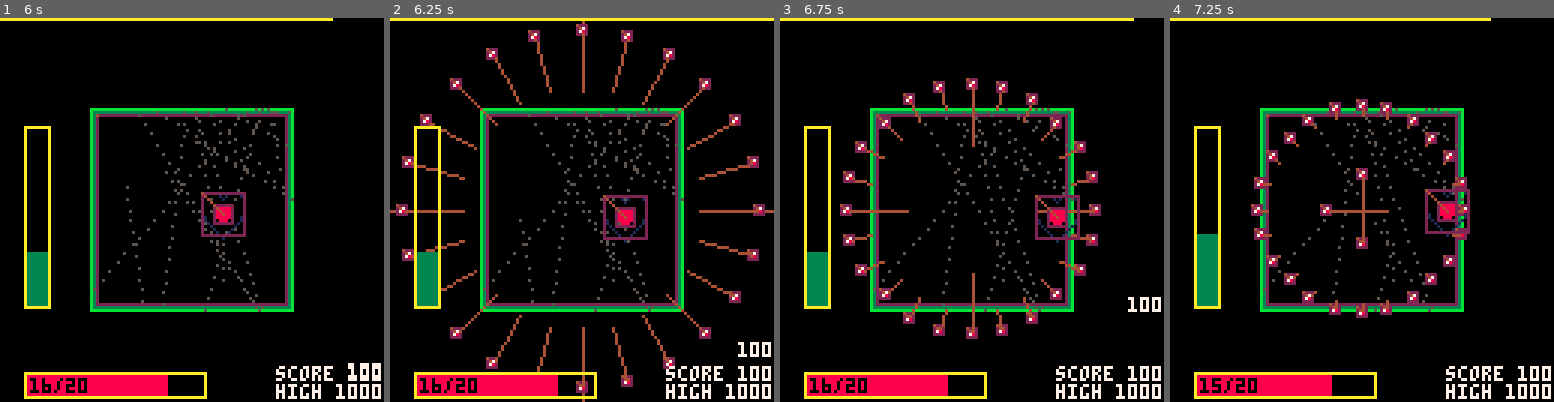
Above: before the commit, frames 1-4 (left to right).
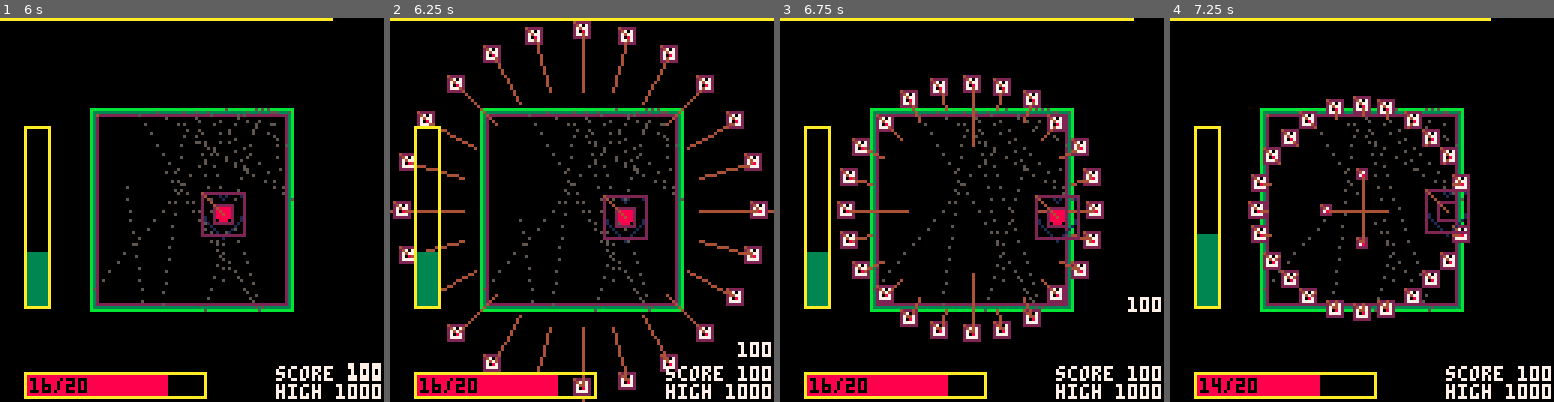
Above: after the commit, the same moments.

Repository: GiovanH/Pico8_Dev
Game: PICO-8 cartridge undertale.p8
The game is run twice, just before and just after one commit, with the same random seed, the same clock (stepped at 60 frames per second) and the same inputs.
Inputs:
- Up to frame 1 (6 s): tap X (X key) at 0.33, 1.07, 1.85, 2.97, 4.08, 5.2 s; tap O (Z key) at 0.7, 1.7, 2.1, 2.5, 2.9, 3.3, 3.7, 4.1, 4.5, 4.9, 5.3, 5.7 s; hold Right 1.6-2.1 s; hold Up 2.15-2.42 s; hold Right 2.47-3.03 s; hold Left 3.08-3.58 s; hold Down 3.63-3.97 s; hold Right 4.02-4.68 s; hold Up 4.73-5.03 s; hold Left 5.08-5.68 s; hold Down from 5.73 s (still down)
- Up to frame 2 (6.25 s): release Down at 6.03 s; hold Right from 6.08 s (still down); tap O (Z key) at 6.1 s
- Up to frame 3 (6.75 s): tap X (X key) at 6.32 s; tap O (Z key) at 6.5 s; release Right at 6.58 s; hold Right from 6.63 s (still down)
- Up to frame 4 (7.25 s): tap O (Z key) at 6.9 s; release Right at 7.13 s; hold Up from 7.18 s (still down)

Frame 1 is identical in both runs. In frame 2, 3.9% of the frame differs, in the area x 0-99%, y 0-99%; in frame 3, 4.2%, in the area x 14-85%, y 14-85%; in frame 4, 4.2%.

Commit message:
Graphics and timing

Diff:
--- a/undertale.p8
+++ b/undertale.p8
@@ -897,6 +897,7 @@
  anchor = 'CENTER',
  vel = vec(0),
  acc = vec(0),
+ tcol = 8,
  dmg_color = nil,
  destroy_on_dmg = true,
 }
@@ -1157,8 +1158,10 @@
 
 local b_denywall = b_meteorexp:extend{
  friction = 0.969,
- anim = {001},
- size = vec(4)
+ anim = {002},
+ dmg = 2,
+ -- size = vec(6)
+ bsize = vec(6),
 }
 
 -->8
@@ -2202,107 +2205,18 @@
 
 
 
-__gff__
-0000000000000000000000000000000000000000000000000000000000000000000000000000000000000000000000000000000000000000000000000000000000000000000000000000000000000000000000000000000000000000000000000000000000000000000000000000000000000000000000000000000000000000
-0000000000000000000000000000000000000000000000000000000000000000000000000000000000000000000000000000000000000000000000000000000000000000000000000000000000000000000000000000000000000000000000000000000000000000000000000000000000000000000000000000000000000000
-__map__
-0000000000000000000000000000000000000000000000000000000000000000000000000000000000000000000000000000000000000000000000000000000000000000000000000000000000000000000000000000000000000000000000000000000000000000000000000000000000000000000000000000000000000000
-0000000000000000000000000000000000000000000000000000000000000000000000000000000000000000000000000000000000000000000000000000000000000000000000000000000000000000000000000000000000000000000000000000000000000000000000000000000000000000000000000000000000000000
-0000000000000000000000000000000000000000000000000000000000000000000000000000000000000000000000000000000000000000000000000000000000000000000000000000000000000000000000000000000000000000000000000000000000000000000000000000000000000000000000000000000000000000
-0000000000000000000000000000000000000000000000000000000000000000000000000000000000000000000000000000000000000000000000000000000000000000000000000000000000000000000000000000000000000000000000000000000000000000000000000000000000000000000000000000000000000000
-0000000000000000000000000000000000000000000000000000000000000000000000000000000000000000000000000000000000000000000000000000000000000000000000000000000000000000000000000000000000000000000000000000000000000000000000000000000000000000000000000000000000000000
-0000000000000000000000000000000000000000000000000000000000000000000000000000000000000000000000000000000000000000000000000000000000000000000000000000000000000000000000000000000000000000000000000000000000000000000000000000000000000000000000000000000000000000
-0000000000000000000000000000000000000000000000000000000000000000000000000000000000000000000000000000000000000000000000000000000000000000000000000000000000000000000000000000000000000000000000000000000000000000000000000000000000000000000000000000000000000000
-0000000000000000000000000000000000000000000000000000000000000000000000000000000000000000000000000000000000000000000000000000000000000000000000000000000000000000000000000000000000000000000000000000000000000000000000000000000000000000000000000000000000000000
-0000000000000000000000000000000000000000000000000000000000000000000000000000000000000000000000000000000000000000000000000000000000000000000000000000000000000000000000000000000000000000000000000000000000000000000000000000000000000000000000000000000000000000
-0000000000000000000000000000000000000000000000000000000000000000000000000000000000000000000000000000000000000000000000000000000000000000000000000000000000000000000000000000000000000000000000000000000000000000000000000000000000000000000000000000000000000000
-0000000000000000000000000000000000000000000000000000000000000000000000000000000000000000000000000000000000000000000000000000000000000000000000000000000000000000000000000000000000000000000000000000000000000000000000000000000000000000000000000000000000000000
-0000000000000000000000000000000000000000000000000000000000000000000000000000000000000000000000000000000000000000000000000000000000000000000000000000000000000000000000000000000000000000000000000000000000000000000000000000000000000000000000000000000000000000
-0000000000000000000000000000000000000000000000000000000000000000000000000000000000000000000000000000000000000000000000000000000000000000000000000000000000000000000000000000000000000000000000000000000000000000000000000000000000000000000000000000000000000000
-0000000000000000000000000000000000000000000000000000000000000000000000000000000000000000000000000000000000000000000000000000000000000000000000000000000000000000000000000000000000000000000000000000000000000000000000000000000000000000000000000000000000000000
-0000000000000000000000000000000000000000000000000000000000000000000000000000000000000000000000000000000000000000000000000000000000000000000000000000000000000000000000000000000000000000000000000000000000000000000000000000000000000000000000000000000000000000
-0000000000000000000000000000000000000000000000000000000000000000000000000000000000000000000000000000000000000000000000000000000000000000000000000000000000000000000000000000000000000000000000000000000000000000000000000000000000000000000000000000000000000000
-0000000000000000000000000000000000000000000000000000000000000000000000000000000000000000000000000000000000000000000000000000000000000000000000000000000000000000000000000000000000000000000000000000000000000000000000000000000000000000000000000000000000000000
-0000000000000000000000000000000000000000000000000000000000000000000000000000000000000000000000000000000000000000000000000000000000000000000000000000000000000000000000000000000000000000000000000000000000000000000000000000000000000000000000000000000000000000
-0000000000000000000000000000000000000000000000000000000000000000000000000000000000000000000000000000000000000000000000000000000000000000000000000000000000000000000000000000000000000000000000000000000000000000000000000000000000000000000000000000000000000000
-0000000000000000000000000000000000000000000000000000000000000000000000000000000000000000000000000000000000000000000000000000000000000000000000000000000000000000000000000000000000000000000000000000000000000000000000000000000000000000000000000000000000000000
-0000000000000000000000000000000000000000000000000000000000000000000000000000000000000000000000000000000000000000000000000000000000000000000000000000000000000000000000000000000000000000000000000000000000000000000000000000000000000000000000000000000000000000
-0000000000000000000000000000000000000000000000000000000000000000000000000000000000000000000000000000000000000000000000000000000000000000000000000000000000000000000000000000000000000000000000000000000000000000000000000000000000000000000000000000000000000000
-0000000000000000000000000000000000000000000000000000000000000000000000000000000000000000000000000000000000000000000000000000000000000000000000000000000000000000000000000000000000000000000000000000000000000000000000000000000000000000000000000000000000000000
-0000000000000000000000000000000000000000000000000000000000000000000000000000000000000000000000000000000000000000000000000000000000000000000000000000000000000000000000000000000000000000000000000000000000000000000000000000000000000000000000000000000000000000
-0000000000000000000000000000000000000000000000000000000000000000000000000000000000000000000000000000000000000000000000000000000000000000000000000000000000000000000000000000000000000000000000000000000000000000000000000000000000000000000000000000000000000000
-0000000000000000000000000000000000000000000000000000000000000000000000000000000000000000000000000000000000000000000000000000000000000000000000000000000000000000000000000000000000000000000000000000000000000000000000000000000000000000000000000000000000000000
-0000000000000000000000000000000000000000000000000000000000000000000000000000000000000000000000000000000000000000000000000000000000000000000000000000000000000000000000000000000000000000000000000000000000000000000000000000000000000000000000000000000000000000
-0000000000000000000000000000000000000000000000000000000000000000000000000000000000000000000000000000000000000000000000000000000000000000000000000000000000000000000000000000000000000000000000000000000000000000000000000000000000000000000000000000000000000000
-0000000000000000000000000000000000000000000000000000000000000000000000000000000000000000000000000000000000000000000000000000000000000000000000000000000000000000000000000000000000000000000000000000000000000000000000000000000000000000000000000000000000000000
-0000000000000000000000000000000000000000000000000000000000000000000000000000000000000000000000000000000000000000000000000000000000000000000000000000000000000000000000000000000000000000000000000000000000000000000000000000000000000000000000000000000000000000
-0000000000000000000000000000000000000000000000000000000000000000000000000000000000000000000000000000000000000000000000000000000000000000000000000000000000000000000000000000000000000000000000000000000000000000000000000000000000000000000000000000000000000000
-0000000000000000000000000000000000000000000000000000000000000000000000000000000000000000000000000000000000000000000000000000000000000000000000000000000000000000000000000000000000000000000000000000000000000000000000000000000000000000000000000000000000000000
-…(68 lines of a section not shown)…
+…(15 lines of a section not shown)…
Not shown, changed: 31 lines of the sprite sheet (__gfx__) section of undertale.p8
Not shown, changed: the sound effects (__sfx__) section of undertale.p8
